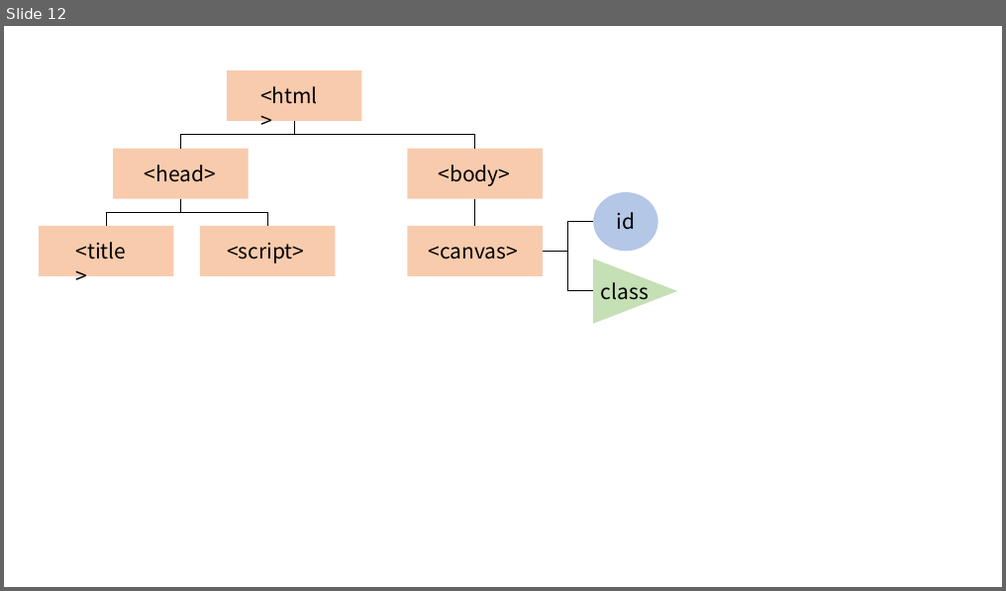
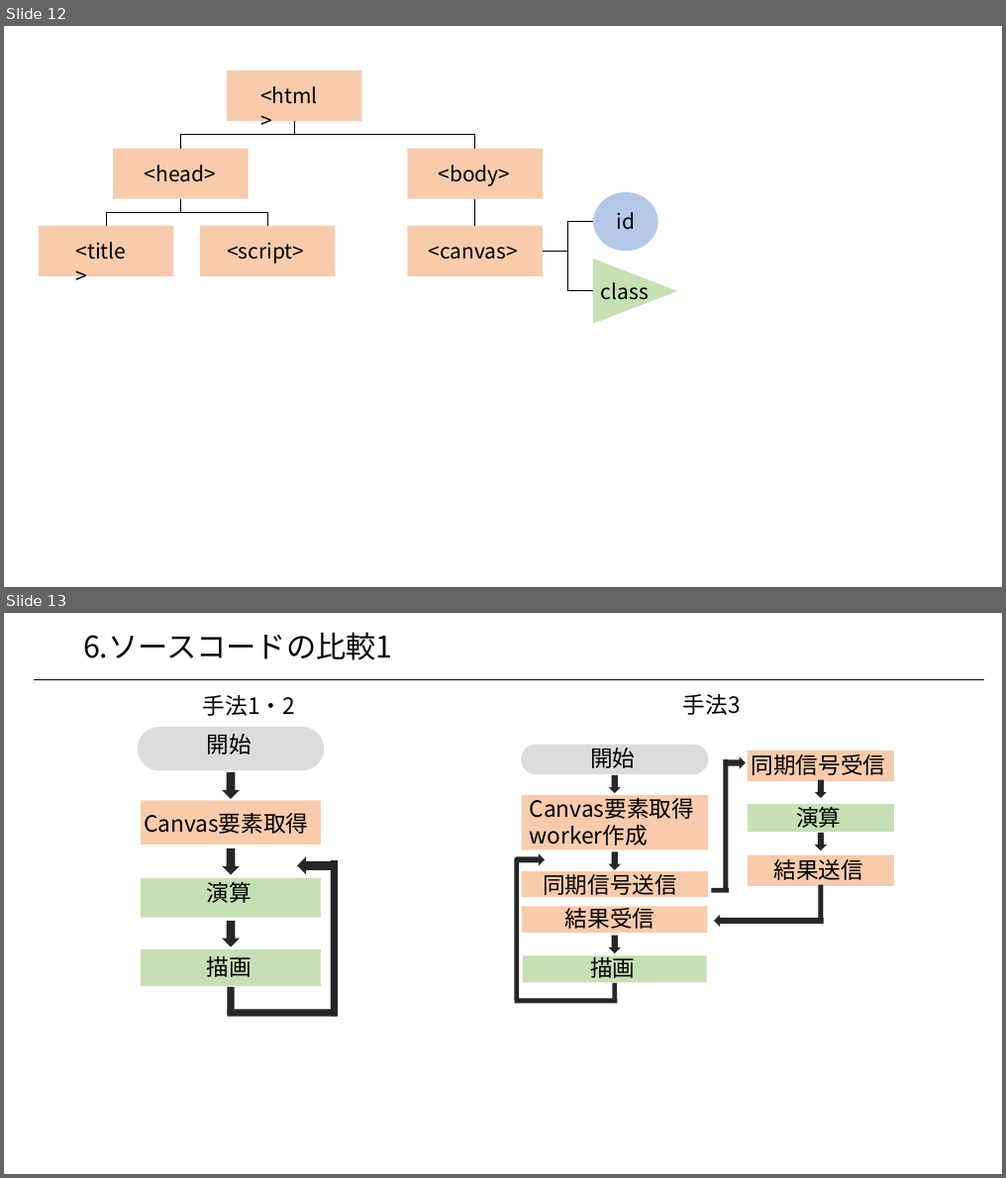
Before and after one commit to okmtaoo/-, a slide deck: 論文に使う画像.pptx. Shown one above the other, each under a label of ours: slide 12 before the commit, slides 12 and 13 after it. The pictures are 1006x591 and 1006x1178 pixels, drawn with LibreOffice and Linux fonts; fonts in the diff are those of the drawing. Boxes give left, top, right and bottom in pixels: in the first picture for what was removed or moved away, otherwise in the second. Text is boxed around its words. In the diff, an @@ line names an element or a change of style, - is before the commit and + after.

```diff
--- a/論文に使う画像.pptx
+++ b/論文に使う画像.pptx
@@ slide 13 added at (4, 613, 1002, 1174), background #FFFFFF @@
@@ text added at (83, 632, 393, 661), 28.8 pt, text #000000 @@
+6.ソースコードの比較1
@@ line added from (34, 680) to (984, 680), #000000 1 pt @@
@@ text added at (203, 695, 295, 716), 21.6 pt, text #000000 @@
+手法1・2
@@ text added at (683, 694, 741, 715), 21.6 pt, text #000000 @@
+手法3
@@ group added at (515, 745, 894, 1003): 13 rectangles, 8 texts, 8 down arrows, 1 rounded rectangle @@
+Canvas要素取得
+worker作成
+同期信号送信
+同期信号受信
+演算
+描画
+結果送信
+結果受信
+開始
@@ group added at (138, 727, 338, 1017): 6 rectangles, 4 texts, 4 down arrows, 1 rounded rectangle @@
+開始
+Canvas要素取得
+演算
+描画
```
Also in this commit, not shown: 1 other file.
